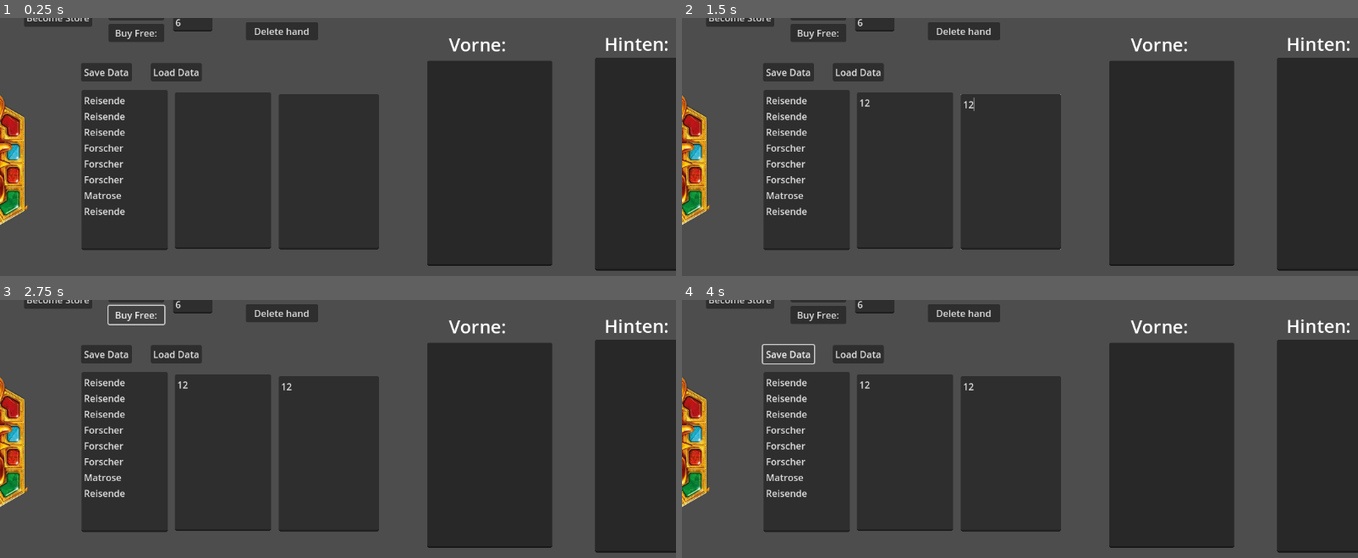
Above: before the commit, frames 1-4 (two rows, left to right).
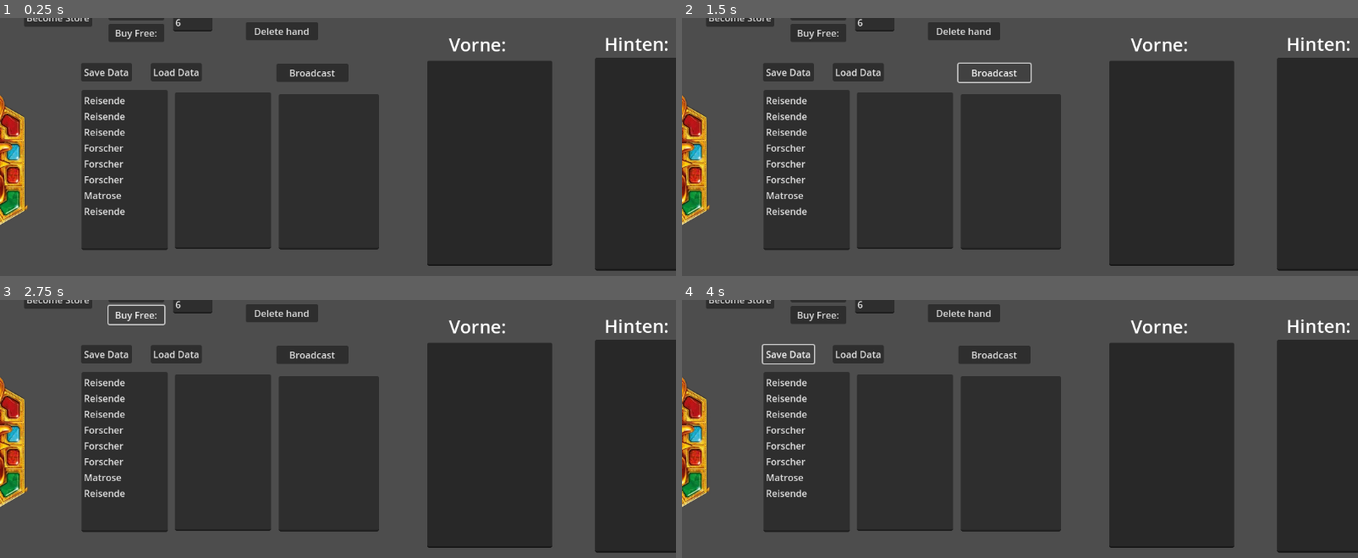
Above: after the commit, the same moments.

Repository: AdminL3/El-Dorado-Assistent
Game: Godot game, scene res://scenes/game.tscn
The game is run twice, just before and just after one commit, with the same random seed, the same clock (stepped at 60 frames per second) and the same inputs.
Inputs (mouse positions are in pixels of both pictures, inside the frame that each line leads up to):
- Up to frame 1 (0.25 s): no input
- Up to frame 2 (1.5 s): click (905, 170) at 0.52 s; type "12" at 0.6 s; click (1013, 172) at 0.75 s; type "12" at 0.83 s; click (992, 72) at 1.25 s, where only the run after the commit has a clickable "Broadcast"
- Up to frame 3 (2.75 s): click "Buy Free:" at 2 s
- Up to frame 4 (4 s): click "Load Data" at 2.75 s; click "Save Data" at 3.5 s

The runs differ from the first frame. In frame 1, 0.7% of the frame differs, in the area x 40-52%, y 17-25%; in frame 2, 0.3%; in frame 3, 0.7%, in the area x 26-52%, y 17-36%; in frame 4, 0.7%.
Error in both runs: Invalid access of index '6' on a base object of type: 'Array'. (res://scripts/manager.gd:182)

Commit message:
abandoning 2nd scene project because i cant connect to different scene

Diff:
--- a/scenes/game.tscn
+++ b/scenes/game.tscn
@@ -102,6 +102,14 @@
 offset_bottom = 88.0
 text = "Delete hand"
 
+[node name="Broadcast" type="Button" parent="Buttons"]
+offset_left = 469.0
+offset_top = 128.0
+offset_right = 592.0
+offset_bottom = 159.0
+text = "Broadcast
+"
+
 [node name="line" type="LineEdit" parent="."]
 offset_left = 293.0
 offset_top = 42.0
@@ -185,4 +193,5 @@
 [connection signal="pressed" from="Buttons/Button" to="." method="spawn_hand"]
 [connection signal="pressed" from="Buttons/Button2" to="." method="become_store"]
 [connection signal="pressed" from="Buttons/Button3" to="." method="delete_hand"]
+[connection signal="pressed" from="Buttons/Broadcast" to="." method="modify_store"]
 [connection signal="pressed" from="Button" to="." method="draw"]
--- a/scenes/store.tscn
+++ b/scenes/store.tscn
@@ -1,9 +1,9 @@
 [gd_scene load_steps=2 format=3 uid="uid://7ajutf23x61j"]
 
-[ext_resource type="Script" path="res://scripts/store.gd" id="1_5giur"]
+[ext_resource type="Script" path="res://scripts/manager.gd" id="1_raoda"]
 
 [node name="Store" type="Node2D"]
-script = ExtResource("1_5giur")
+script = ExtResource("1_raoda")
 
 [node name="Camera2D" type="Camera2D" parent="."]
 position = Vector2(576, 324)
--- a/scripts/cam.gd
+++ /dev/null
@@ -1,17 +0,0 @@
-extends CharacterBody2D
-
-const SPEED = 200
-
-func _process(delta):
-	velocity = Vector2()
-	if Input.is_action_pressed("ui_right"):
-		velocity.x += 1
-	if Input.is_action_pressed("ui_left"):
-		velocity.x -= 1
-	if Input.is_action_pressed("ui_down"):
-		velocity.y += 1
-	if Input.is_action_pressed("ui_up"):
-		velocity.y -= 1
-
-	velocity = velocity.normalized() * SPEED
-	move_and_slide()
--- a/scripts/manager.gd
+++ b/scripts/manager.gd
@@ -244,7 +244,6 @@
 
 
 
-
 func become_client():
 	#client side
 	print("Connecting to server")
@@ -253,7 +252,6 @@
 	register_player()
 
 
-
 func modify_store():
 	rpc("broadcast_store", store, vorne, hinten)
 	_update_text()
@@ -263,8 +261,9 @@
 	store = updated_store
 	hinten = newhinten
 	vorne = newvorne
-	print(store)
-	_update_text()
+	print("store")
+	_update_text()
+
 
 
 
--- a/scripts/store.gd
+++ b/scripts/store.gd
@@ -17,8 +17,12 @@
 func start_store():
 	peer.create_client("localhost", 8080) #change ip here
 	multiplayer.multiplayer_peer = peer
+	print("Shop Connected")
 
 
+@rpc("any_peer")
+func broadcast_store(updated_store, newvorne, newhinten):
+	print("received")
 
 
 
